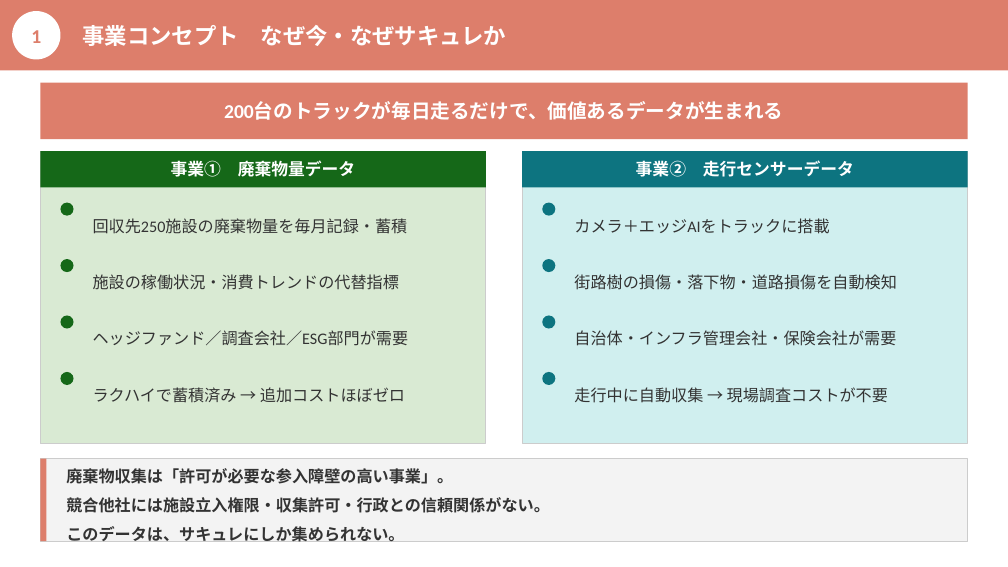
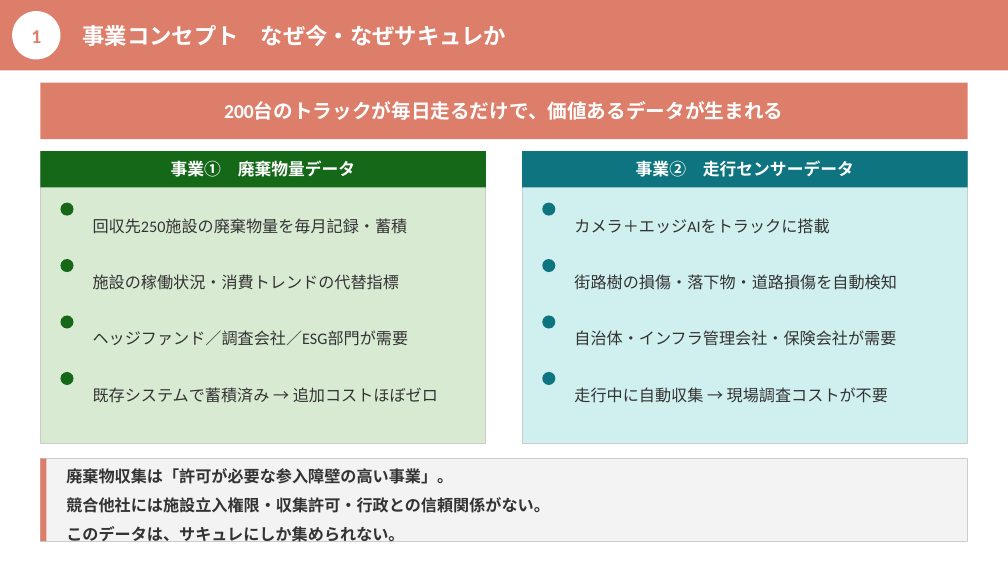
Before and after one commit to monomapblog-ui/sacure, a slide deck: slide 3 of データ事業計画書_v1.pptx. Drawn at 1008x567 pixels with LibreOffice and Linux fonts; fonts in the diff are those of the drawing. Boxes give left, top, right and bottom in pixels: in the first picture for what was removed or moved away, otherwise in the second. Text is boxed around its words. In the diff, an @@ line names an element or a change of style, - is before the commit and + after.

```diff
--- a/データ事業計画書_v1.pptx
+++ b/データ事業計画書_v1.pptx
@@ text at <box>93,387,438,403</box>: text changed @@
-ラクハイで蓄積済み → 追加コストほぼゼロ
+既存システムで蓄積済み → 追加コストほぼゼロ
```
Also in this commit, not shown: 3 other slides changed, 1 other file.
